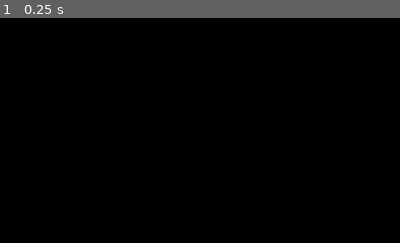
Above: before the commit, frame 1.
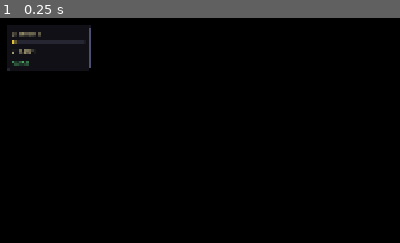
Above: after the commit, the same moment.

Repository: mateusalkimim/relativity-paradox-lab
Game: Godot game, scene res://scenes/main.tscn
Same seed, same stepped clock (60 frames per second), same inputs: the game is played once before the commit and once after it.
Inputs:
- Up to frame 1 (0.25 s): no input
The pictures show only the part of the screen within x 0-50%, y 0-50%; the shares and areas given below are measured in that part.

The runs differ from the first frame. In frame 1, 0.8% of the frame differs, in the area x 1-23%, y 3-24%.
Error before the commit: Parse Error: Cannot infer the type of "is_alice" variable because the value doesn't have a set type. (res://scripts/hud.gd:45)

Commit message:
fix: resolve HUD parse error — type inference failure on untyped Frame var
hud.gd: change := to : bool = for is_alice comparison (GDScript cannot
infer bool from comparison against untyped variable)
game_state.gd: add Frame type annotation to current_frame to prevent
the same issue in any future comparisons

Co-Authored-By: Claude Sonnet 4.6 <noreply@anthropic.com>

Diff:
--- a/scripts/game_state.gd
+++ b/scripts/game_state.gd
@@ -9,7 +9,7 @@
 const BELT_BETA_MAX: float = 0.99
 const BELT_BETA_MIN: float = 0.0
 
-var current_frame = Frame.ALICE
+var current_frame: Frame = Frame.ALICE
 var belt_beta: float = 0.05
 var is_transitioning: bool = false
 var slow_motion_active: bool = false
--- a/scripts/hud.gd
+++ b/scripts/hud.gd
@@ -42,7 +42,7 @@
 	_label_beta.text = "β  %.3f c" % beta
 	_label_gamma.text = "γ  %.3f" % gamma
 	_bar.value = beta
-	var is_alice := GameState.current_frame == GameState.Frame.ALICE
+	var is_alice: bool = GameState.current_frame == GameState.Frame.ALICE
 	_label_frame.text = "ALICE" if is_alice else "BOB"
 	var frame_color := Color(0.4, 0.9, 0.5) if is_alice else Color(0.9, 0.6, 0.2)
 	_label_frame.add_theme_color_override("font_color", frame_color)
